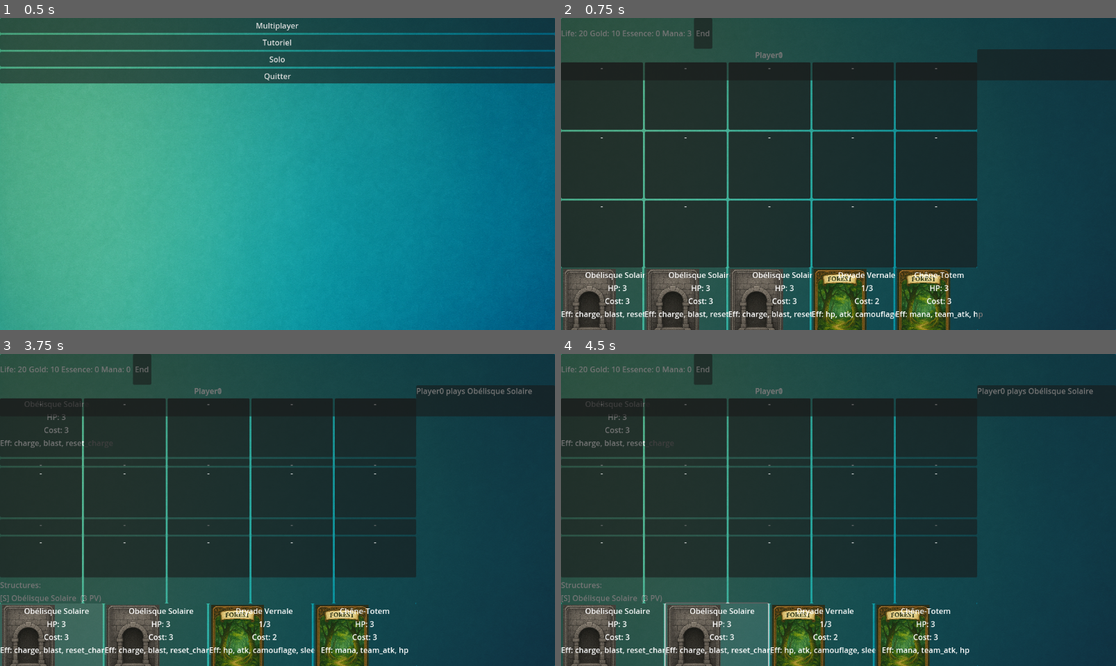
Above: before the commit, frames 1-4 (two rows, left to right).
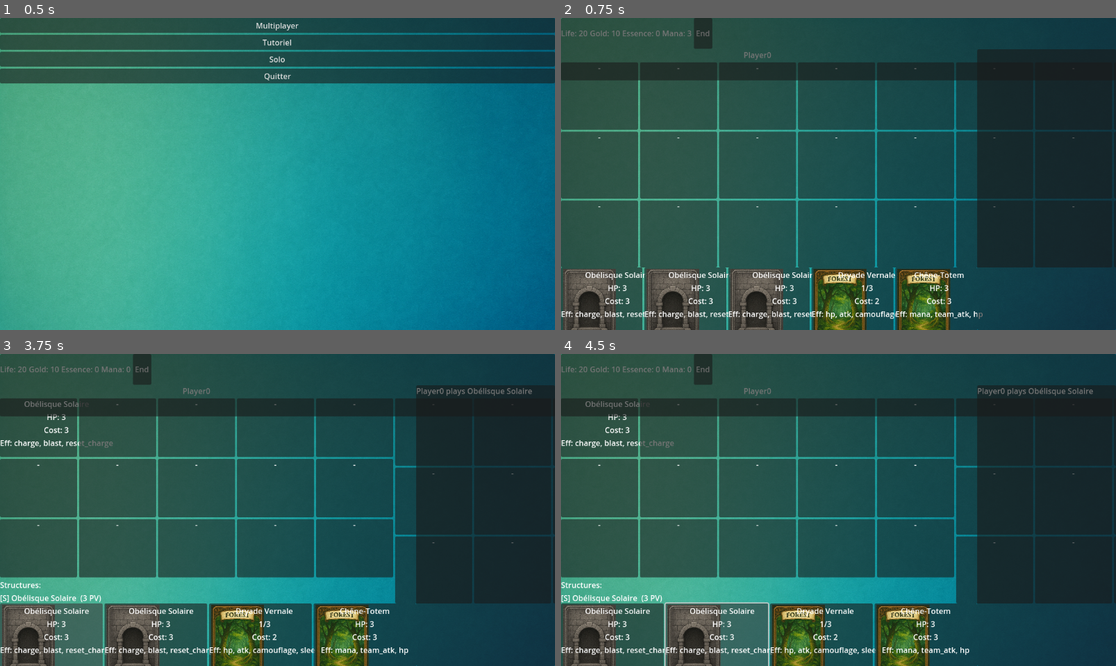
Above: after the commit, the same moments.

Repository: cbCielblanc/deckbuilding
Game: Godot game, scene res://scenes/MainMenu.tscn
Two runs of this game, one before a commit and one after it. Both use one fixed random seed, a clock stepped at 60 frames per second and the inputs below.
Inputs (mouse positions are in pixels of both pictures, inside the frame that each line leads up to):
- Up to frame 1 (0.5 s): no input
- Up to frame 2 (0.75 s): click "Tutoriel" at 0.5 s
- Up to frame 3 (3.75 s): click "Solo" at 1.25 s; click "Solo" at 2 s; click "End" at 2.75 s; click (38, 644) at 3.5 s
- Up to frame 4 (4.5 s): click (716, 644) at 4.27 s

Frame 1 is identical in both runs. In frame 2, 58% of the frame differs, in the area x 0-100%, y 10-80%; in frame 3, 57%; in frame 4, 57%.

Commit message:
feat(ui): show all boards side by side

Diff:
--- a/scenes/BoardUI.tscn
+++ b/scenes/BoardUI.tscn
@@ -4,7 +4,7 @@
 
 [node name="BoardUI" type="VBoxContainer"]
 anchors_preset = -1
-anchor_right = 0.75
-anchor_top = 0.1
-anchor_bottom = 0.8
+anchor_right = 1.0
+anchor_top = 0.0
+anchor_bottom = 1.0
 script = ExtResource("1")
--- /dev/null
+++ b/scenes/BoardsPanel.tscn
@@ -0,0 +1,7 @@
+[gd_scene load_steps=1 format=3]
+
+[node name="BoardsPanel" type="HBoxContainer"]
+anchors_preset = -1
+anchor_right = 0.75
+anchor_top = 0.1
+anchor_bottom = 0.8
--- a/scripts/game_manager.gd
+++ b/scripts/game_manager.gd
@@ -81,6 +81,8 @@
 
 func _init_ui() -> void:
 	var ui := $UI
+	var boards_panel := preload("res://scenes/BoardsPanel.tscn").instantiate()
+	ui.add_child(boards_panel)
 	for p in players:
 		if p.is_human:
 			var stats := preload("res://scenes/StatsUI.tscn").instantiate()
@@ -94,7 +96,8 @@
 		var board_ui := preload("res://scenes/BoardUI.tscn").instantiate()
 		board_ui.player_path = p.get_path()
 		board_ui.board_path  = board.get_path()
-		ui.add_child(board_ui)
+		board_ui.size_flags_horizontal = Control.SIZE_EXPAND_FILL
+		boards_panel.add_child(board_ui)
 
 	var history := preload("res://scenes/HistoryUI.tscn").instantiate()
 	ui.add_child(history)
Not shown, changed: scenes/README.md
Not shown, changed: ui/README.md
